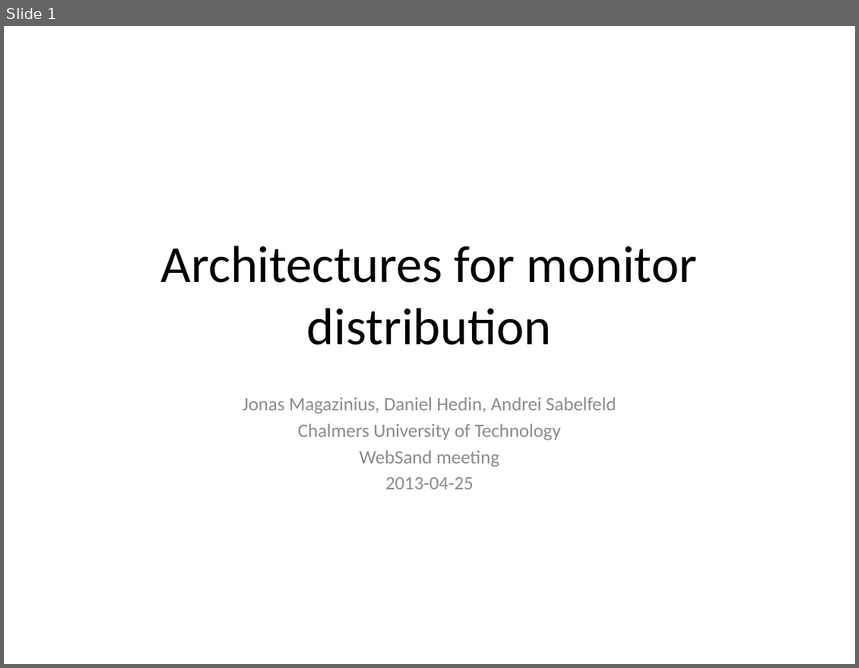
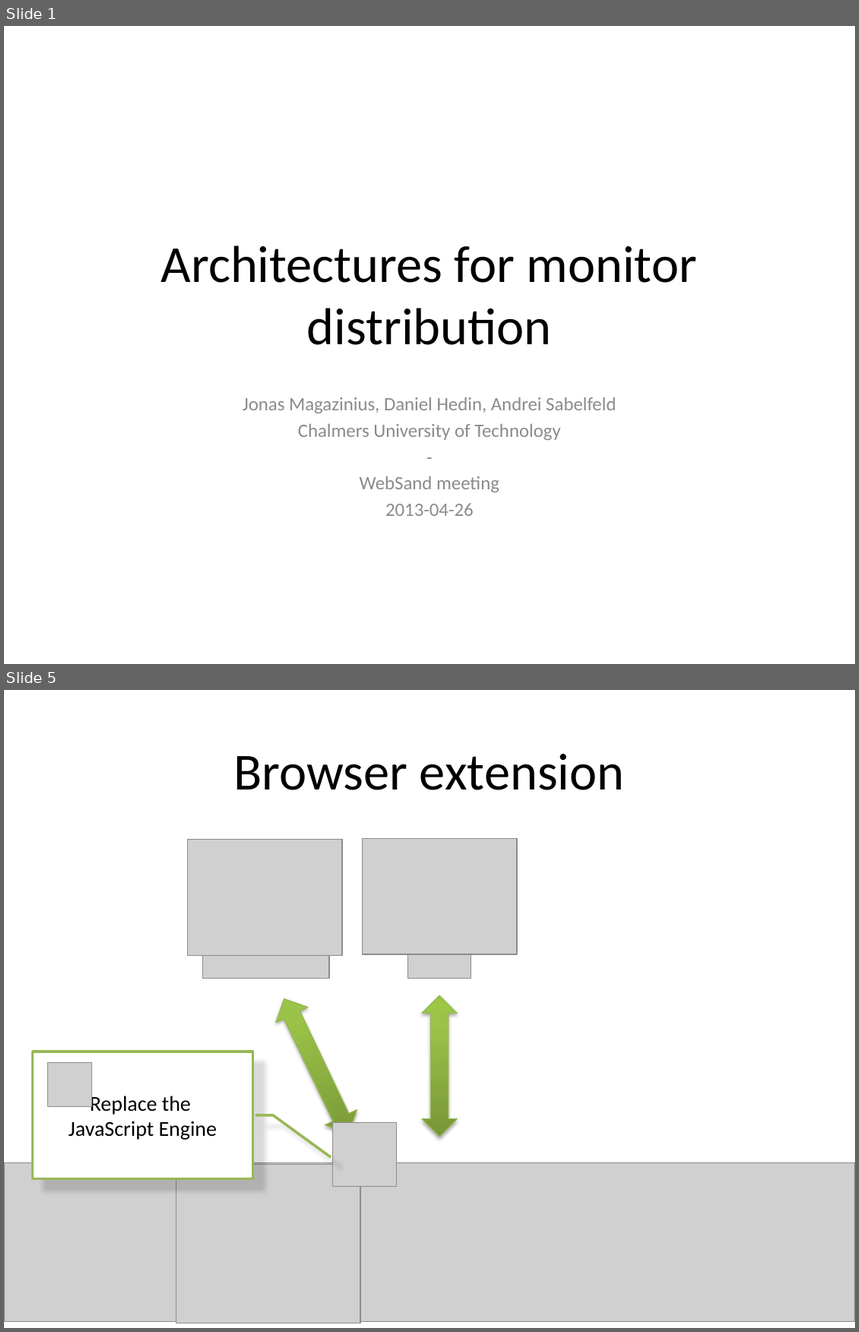
Before and after one commit to internot/monitor-distribution, a slide deck: presentation/Monitor.distribution-WebSand.2013-04-25.pptx. Shown one above the other, each under a label of ours: slide 1 before the commit, slides 1 and 5 after it; the slides between them are not shown. The pictures are 859x668 and 859x1332 pixels, drawn with LibreOffice and Linux fonts; fonts in the diff are those of the drawing; grey boxes stand for pictures. Boxes give left, top, right and bottom in pixels: in the first picture for what was removed or moved away, otherwise in the second. Text is boxed around its words. In the diff, an @@ line names an element or a change of style, - is before the commit and + after.

```diff
--- a/presentation/Monitor.distribution-WebSand.2013-04-25.pptx
+++ b/presentation/Monitor.distribution-WebSand.2013-04-25.pptx
@@ slide 5 added at (4, 690, 855, 1328), background #FFFFFF @@
@@ title added at (234, 754, 624, 790), 44 pt, text #000000 @@
+Browser extension
@@ picture added at (188, 839, 343, 954) @@
@@ picture added at (363, 838, 517, 954) @@
@@ picture added at (202, 938, 329, 978) @@
@@ picture added at (408, 943, 471, 979) @@
@@ up down arrow added at (268, 992, 365, 1141), fill gradient #779737 to #9BC348 to #9DC746, outline #98B955 0.75 pt @@
@@ up down arrow added at (422, 996, 458, 1137), fill gradient #779737 to #9BC348 to #9DC746, outline #98B955 0.75 pt @@
@@ border callout added at (33, 1052, 253, 1179), fill #FFFFFF, outline #98B955 2.25 pt, 18 pt, text #000000 @@
+Replace the
+JavaScript Engine
@@ picture added at (47, 1063, 91, 1106) @@
@@ picture added at (332, 1123, 396, 1187) @@
@@ picture added at (4, 1163, 855, 1322) @@
@@ picture added at (176, 1165, 360, 1324) @@
@@ picture added at (354, 1163, 524, 1287) @@
@@ slide 1 changed as well @@
@@ subtitle at (243, 398, 616, 516): paragraph added @@
+-
@@ subtitle at (386, 503, 474, 516): text changed @@
-2013-04-25
+2013-04-26
```
Also in this commit, not shown: 7 other slides changed, 6 other slides added, 2 slides removed, 1 other file.
